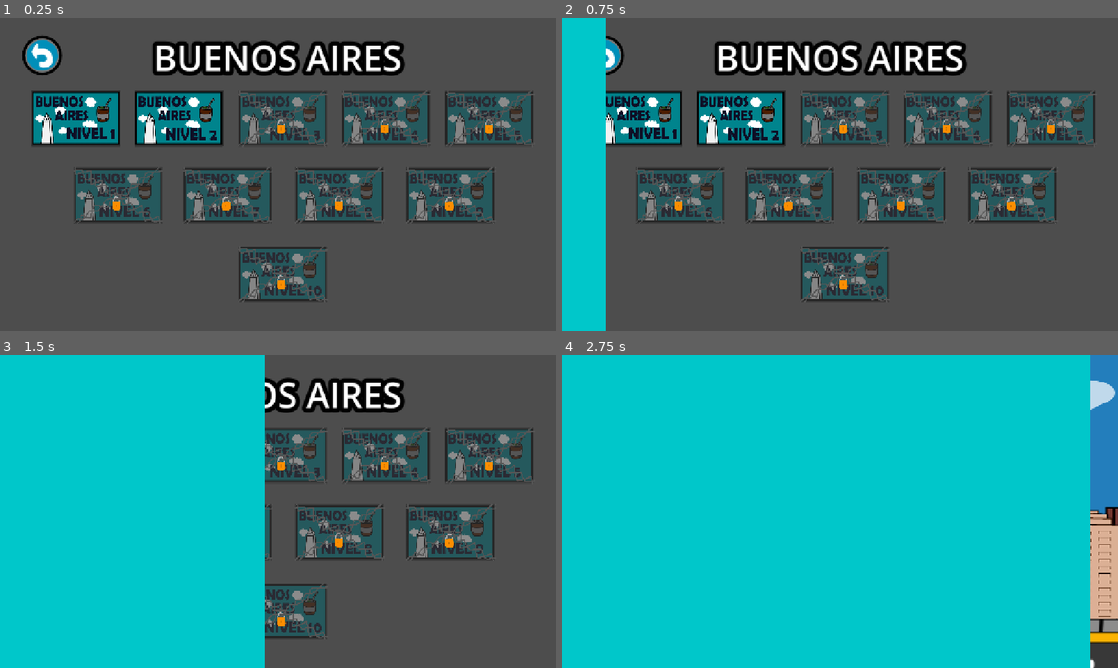
Above: before the commit, frames 1-4 (two rows, left to right).
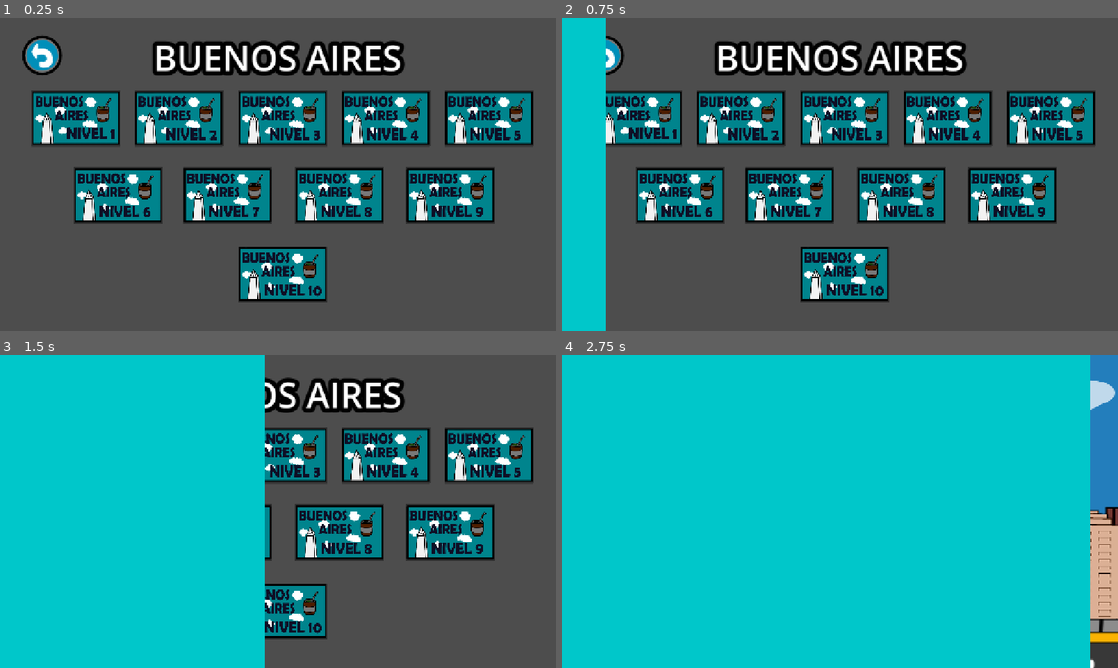
Above: after the commit, the same moments.

Repository: TheLuck12/DogoRun
Game: Godot game, scene res://VersiónFinal/Escenas/Menues/Niveles/nivel_1_10.tscn
Two runs of this game, one before a commit and one after it. Both use one fixed random seed, a clock stepped at 60 frames per second and the inputs below. The engine's default icon, where the game draws it, is replaced by a stand-in: a white triangle on a blue panel in a dark square. Sound files missing from this copy of the repository are replaced by a short silence.
Inputs (mouse positions are in pixels of both pictures, inside the frame that each line leads up to):
- Up to frame 1 (0.25 s): no input
- Up to frame 2 (0.75 s): click (639, 118) at 0.5 s
- Up to frame 3 (1.5 s): click (177, 455) at 1.25 s
- Up to frame 4 (2.75 s): click (606, 392) at 2 s

The runs differ from the first frame. In frame 1, 21% of the frame differs, in the area x 13-96%, y 23-91%; in frame 2, 21%; in frame 3, 15%; in frame 4, nothing differs.

Commit message:
Niveles 2 y 3 terminados

Diff:
--- a/VersiónFinal/Codigos/Global/global.gd
+++ b/VersiónFinal/Codigos/Global/global.gd
@@ -1,7 +1,7 @@
 extends Node
 
 @onready var rng = RandomNumberGenerator.new()
-var NivelesCompletados = 1
+var NivelesCompletados = 10
 var Nivel : int
 var provincia = 0
 var vivo = false
--- a/VersiónFinal/Escenas/DiseñoDeNiveles/BuenosAires/nivel_3.tscn
+++ b/VersiónFinal/Escenas/DiseñoDeNiveles/BuenosAires/nivel_3.tscn
@@ -1,11 +1,73 @@
-[gd_scene format=3 uid="uid://cba5wu185d5o1"]
+[gd_scene load_steps=4 format=3 uid="uid://cba5wu185d5o1"]
+
+[ext_resource type="PackedScene" uid="uid://bro00b373nxme" path="res://VersiónFinal/Escenas/Obstaculos/obstaculo_1.tscn" id="1_nau16"]
+[ext_resource type="PackedScene" uid="uid://dersvgviljy5m" path="res://VersiónFinal/Escenas/Obstaculos/obstaculo_3.tscn" id="2_gtlxp"]
+[ext_resource type="PackedScene" uid="uid://hxb6cwgttwie" path="res://VersiónFinal/Escenas/Obstaculos/obstaculo_2.tscn" id="3_yk3k3"]
 
 [node name="Nivel3" type="Node2D"]
-metadata/_edit_horizontal_guides_ = [552.0]
+metadata/_edit_horizontal_guides_ = [625.0, 716.0]
 metadata/_edit_vertical_guides_ = [15216.0]
 
 [node name="Colectivo" type="Node2D" parent="."]
 
+[node name="Obstaculo1" parent="Colectivo" instance=ExtResource("1_nau16")]
+position = Vector2(2294, 540)
+
+[node name="Obstaculo2" parent="Colectivo" instance=ExtResource("1_nau16")]
+position = Vector2(5496, 540)
+
+[node name="Obstaculo3" parent="Colectivo" instance=ExtResource("1_nau16")]
+position = Vector2(7023, 540)
+
+[node name="Obstaculo4" parent="Colectivo" instance=ExtResource("1_nau16")]
+position = Vector2(9939, 540)
+
+[node name="Obstaculo5" parent="Colectivo" instance=ExtResource("1_nau16")]
+position = Vector2(12335, 540)
+
+[node name="Obstaculo6" parent="Colectivo" instance=ExtResource("1_nau16")]
+position = Vector2(13365, 540)
+
 [node name="Ciruja" type="Node2D" parent="."]
 
+[node name="Obstaculo3" parent="Ciruja" instance=ExtResource("2_gtlxp")]
+position = Vector2(3598, 586)
+
+[node name="Obstaculo4" parent="Ciruja" instance=ExtResource("2_gtlxp")]
+position = Vector2(5004, 586)
+
+[node name="Obstaculo5" parent="Ciruja" instance=ExtResource("2_gtlxp")]
+position = Vector2(9427, 586)
+
+[node name="Obstaculo6" parent="Ciruja" instance=ExtResource("2_gtlxp")]
+position = Vector2(11408, 586)
+
 [node name="Dron" type="Node2D" parent="."]
+
+[node name="Obstaculo2" parent="Dron" instance=ExtResource("3_yk3k3")]
+position = Vector2(3753, 349)
+direccion = "Abajo"
+
+[node name="Obstaculo3" parent="Dron" instance=ExtResource("3_yk3k3")]
+position = Vector2(3440, 349)
+direccion = "Arriba"
+
+[node name="Obstaculo4" parent="Dron" instance=ExtResource("3_yk3k3")]
+position = Vector2(6119, 349)
+direccion = "Arriba"
+
+[node name="Obstaculo5" parent="Dron" instance=ExtResource("3_yk3k3")]
+position = Vector2(7626, 349)
+direccion = "Arriba"
+
+[node name="Obstaculo6" parent="Dron" instance=ExtResource("3_yk3k3")]
+position = Vector2(11133, 349)
+direccion = "Arriba"
+
+[node name="Obstaculo8" parent="Dron" instance=ExtResource("3_yk3k3")]
+position = Vector2(12886, 349)
+direccion = "Arriba"
+
+[node name="Obstaculo9" parent="Dron" instance=ExtResource("3_yk3k3")]
+position = Vector2(14399, 349)
+direccion = "Arriba"
--- a/VersiónFinal/Escenas/DiseñoDeNiveles/BuenosAires/nivel_4.tscn
+++ b/VersiónFinal/Escenas/DiseñoDeNiveles/BuenosAires/nivel_4.tscn
@@ -1,7 +1,7 @@
 [gd_scene format=3 uid="uid://c6f738v8okaqr"]
 
 [node name="Nivel4" type="Node2D"]
-metadata/_edit_horizontal_guides_ = [552.0]
+metadata/_edit_horizontal_guides_ = [625.0, 716.0]
 metadata/_edit_vertical_guides_ = [15216.0]
 
 [node name="Colectivo" type="Node2D" parent="."]
